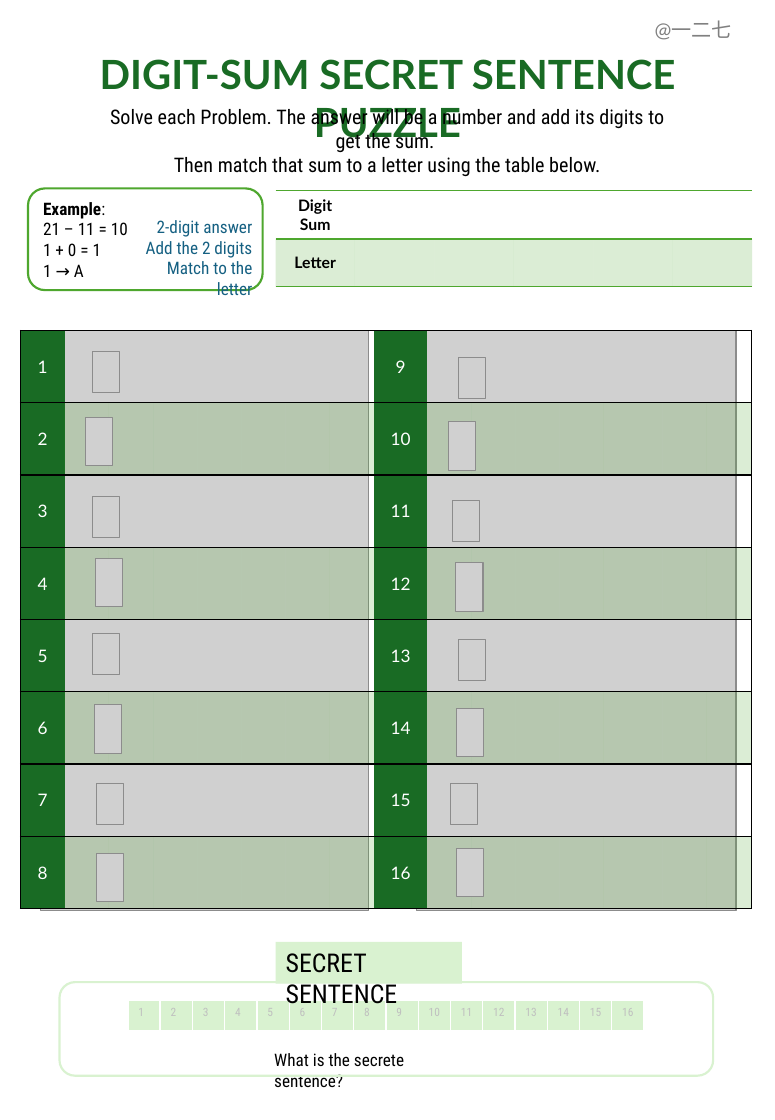
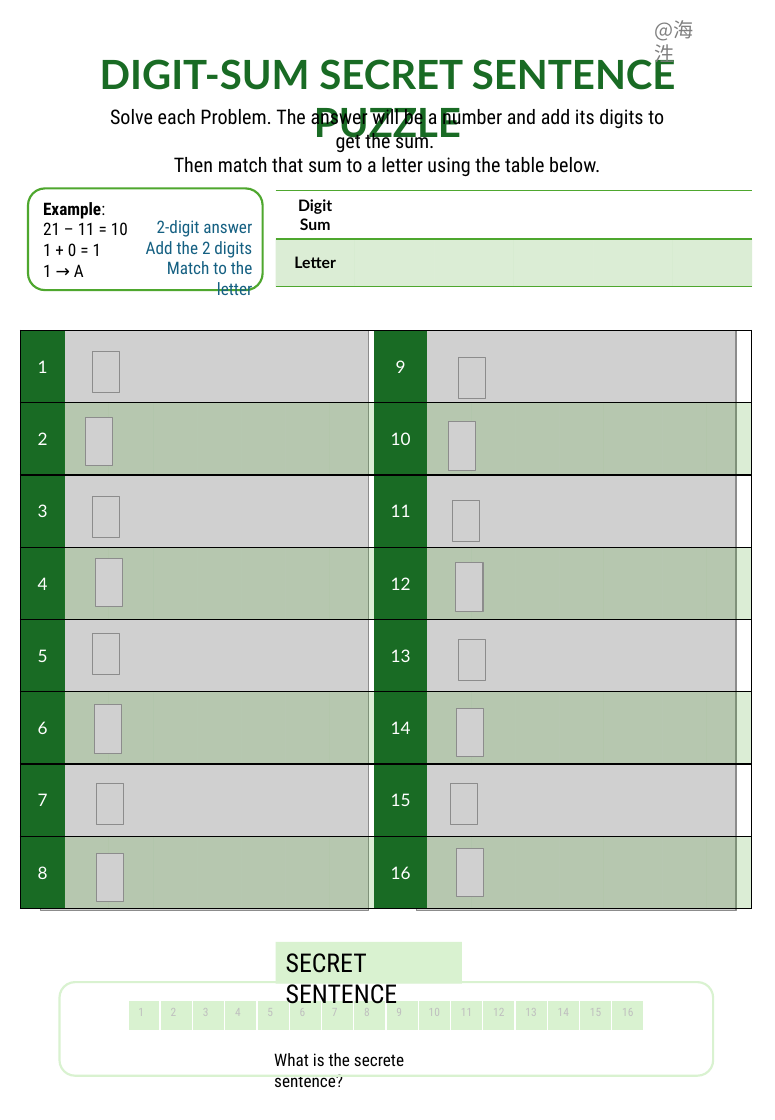
Before and after one commit to haishion7/haishion7.github.io, a slide deck: slide 1 of 海泩/家庭教育/assert/Math.pptx. Drawn at 775x1120 pixels with LibreOffice and Linux fonts; fonts in the diff are those of the drawing; grey boxes stand for pictures. Boxes give left, top, right and bottom in pixels: in the first picture for what was removed or moved away, otherwise in the second. Text is boxed around its words. In the diff, an @@ line names an element or a change of style, - is before the commit and + after.

```diff
--- a/海泩/家庭教育/assert/Math.pptx
+++ b/海泩/家庭教育/assert/Math.pptx
@@ text at [655, 20, 694, 67]: text changed; font Lato to Noto Sans CJK SC @@
-@一二七
+@海泩
```
Also in this commit, not shown: 1 other slide changed, 5 other files.
